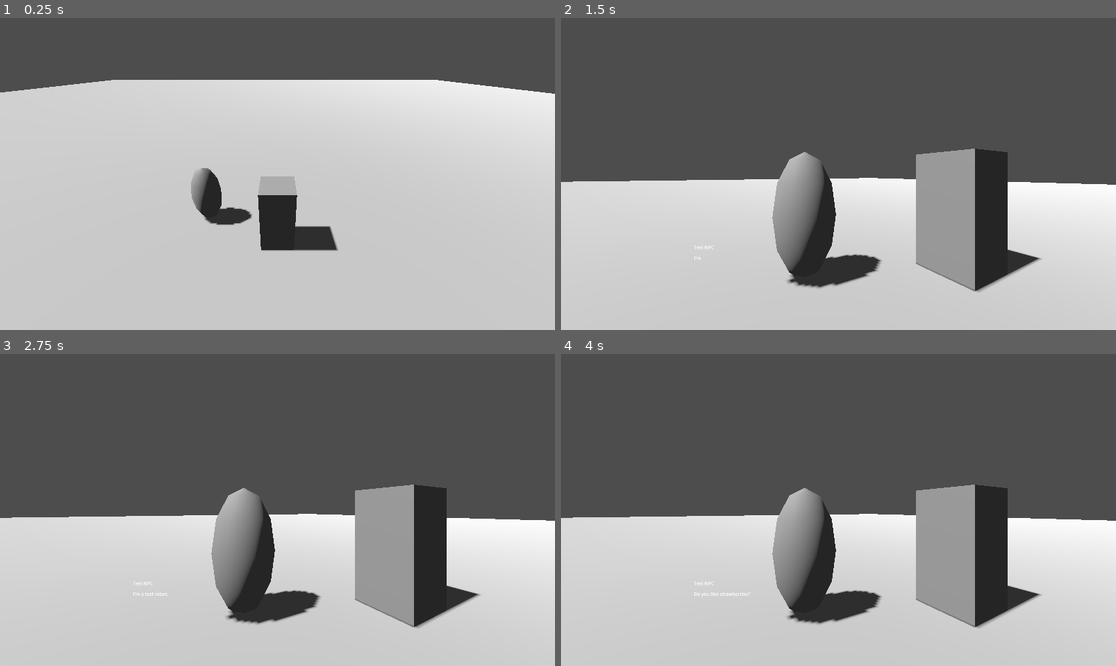
Above: before the commit, frames 1-4 (two rows, left to right).
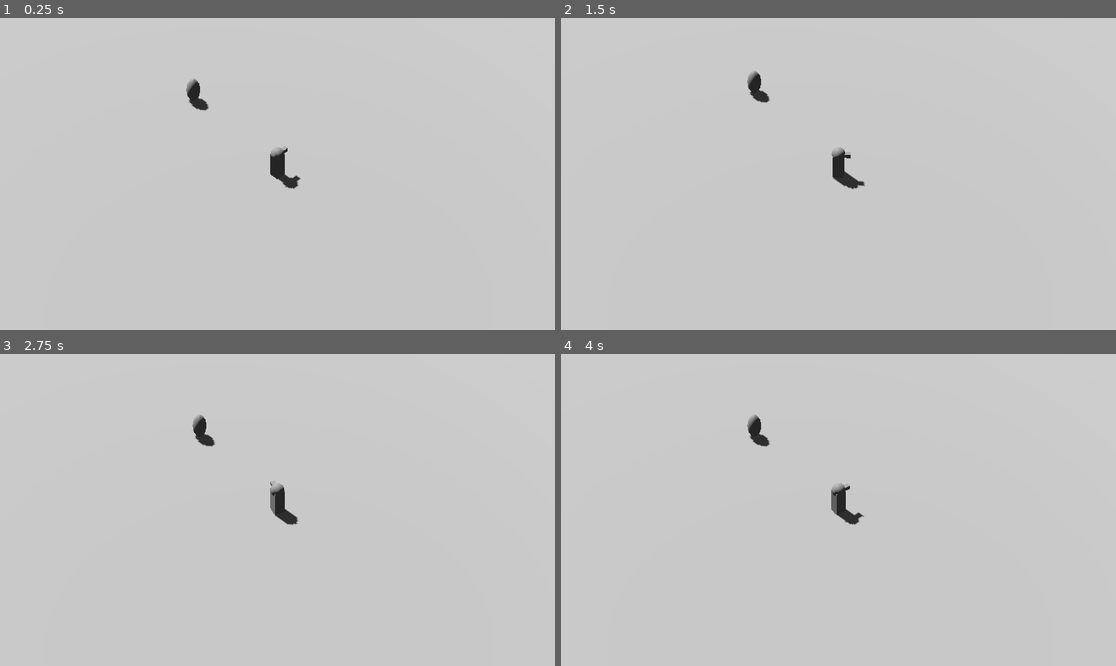
Above: after the commit, the same moments.

Repository: sgull-dev/GodotDialogueSystem
Game: Godot game, scene res://scenes/game/stage_test.tscn
The game is run twice, just before and just after one commit, with the same random seed, the same clock (stepped at 60 frames per second) and the same inputs.
Inputs:
- Up to frame 1 (0.25 s): no input
- Up to frame 2 (1.5 s): tap Enter (ui_accept) at 0.5, 0.77, 1.25 s; hold E (interact) 0.53-1.28 s; tap S (move_b) at 0.8, 1.35 s
- Up to frame 3 (2.75 s): tap Enter (ui_accept) at 1.52 s; tap W (move_f) at 1.55, 2.1 s; tap A (move_l) at 2.3 s
- Up to frame 4 (4 s): tap A (move_l) at 2.85 s; tap Enter (ui_accept) at 3.02, 3.77 s; tap D (move_r) at 3.05, 3.6 s; hold E (interact) from 3.53 s (still down)

The runs differ from the first frame. In frame 1, 28% of the frame differs, in the area x 0-100%, y 0-75%; in frame 2, 67%; in frame 3, 67%, in the area x 0-100%, y 0-88%; in frame 4, 67%.

Commit message:
Import Topdown Controller

Diff:
--- /dev/null
+++ b/scenes/camera/topdown_camera.tscn
@@ -0,0 +1,15 @@
+[gd_scene load_steps=2 format=3 uid="uid://fkscual6i3am"]
+
+[ext_resource type="Script" path="res://scripts/player/topdown_camera.gd" id="1_u3ros"]
+
+[node name="TopdownCamera" type="Node3D"]
+script = ExtResource("1_u3ros")
+
+[node name="CameraHolder" type="Node3D" parent="."]
+transform = Transform3D(0.707107, -0.5, 0.5, 0, 0.707107, 0.707107, -0.707107, -0.5, 0.5, 0, 0, 0)
+
+[node name="Camera3D" type="Camera3D" parent="CameraHolder"]
+transform = Transform3D(1, 0, 0, 0, 1, 0, 0, 0, 1, 0, 0, 20)
+projection = 1
+size = 22.0
+far = 75.0
--- a/scenes/game/stage_test.tscn
+++ b/scenes/game/stage_test.tscn
@@ -1,8 +1,11 @@
-[gd_scene load_steps=7 format=3 uid="uid://bnk3c0e46e10e"]
+[gd_scene load_steps=8 format=3 uid="uid://bnk3c0e46e10e"]
 
 [ext_resource type="Script" path="res://scripts/game/stage.gd" id="1_twi40"]
 [ext_resource type="PackedScene" uid="uid://cqticnm25tvif" path="res://scenes/npc/npc.tscn" id="2_l6eag"]
+[ext_resource type="PackedScene" uid="uid://fkscual6i3am" path="res://scenes/camera/topdown_camera.tscn" id="3_6uxo1"]
 [ext_resource type="PackedScene" uid="uid://knm87ps21wgh" path="res://scenes/player/player.tscn" id="3_t4qdm"]
+
+[sub_resource type="Environment" id="Environment_wuai5"]
 
 [sub_resource type="StandardMaterial3D" id="StandardMaterial3D_o8pjv"]
 albedo_color = Color(0.65098, 0.65098, 0.65098, 1)
@@ -10,25 +13,11 @@
 [sub_resource type="BoxShape3D" id="BoxShape3D_mh6tc"]
 size = Vector3(100, 1, 100)
 
-[sub_resource type="Environment" id="Environment_wuai5"]
-
 [node name="Stage Test" type="Node3D"]
 script = ExtResource("1_twi40")
 
-[node name="CSGBox3D" type="CSGBox3D" parent="."]
-size = Vector3(100, 1, 100)
-material = SubResource("StandardMaterial3D_o8pjv")
-
-[node name="StaticBody3D" type="StaticBody3D" parent="CSGBox3D"]
-
-[node name="CollisionShape3D" type="CollisionShape3D" parent="CSGBox3D/StaticBody3D"]
-shape = SubResource("BoxShape3D_mh6tc")
-
 [node name="WorldEnvironment" type="WorldEnvironment" parent="."]
 environment = SubResource("Environment_wuai5")
-
-[node name="NPC" parent="." instance=ExtResource("2_l6eag")]
-transform = Transform3D(1, 0, 0, 0, 1, 0, 0, 0, 1, -1.5376, 0.5, 12.9965)
 
 [node name="Player" parent="." instance=ExtResource("3_t4qdm")]
 transform = Transform3D(1, 0, 0, 0, 1, 0, 0, 0, 1, 0.905273, 0.5, 14.0378)
@@ -36,3 +25,21 @@
 [node name="DirectionalLight3D" type="DirectionalLight3D" parent="."]
 transform = Transform3D(0.813497, 2.54212e-08, -0.581569, 0.581569, -3.55591e-08, 0.813497, 0, -1, -4.37114e-08, 0, 4.82118, 0)
 shadow_enabled = true
+
+[node name="TopdownCamera" parent="." instance=ExtResource("3_6uxo1")]
+
+[node name="Environment" type="Node3D" parent="."]
+
+[node name="Floor" type="CSGBox3D" parent="Environment"]
+size = Vector3(100, 1, 100)
+material = SubResource("StandardMaterial3D_o8pjv")
+
+[node name="StaticBody3D" type="StaticBody3D" parent="Environment/Floor"]
+
+[node name="CollisionShape3D" type="CollisionShape3D" parent="Environment/Floor/StaticBody3D"]
+shape = SubResource("BoxShape3D_mh6tc")
+
+[node name="NPCs" type="Node3D" parent="."]
+
+[node name="NPC" parent="NPCs" instance=ExtResource("2_l6eag")]
+transform = Transform3D(1, 0, 0, 0, 1, 0, 0, 0, 1, -8.53762, 0.5, 12.9965)
--- a/scenes/player/player.tscn
+++ b/scenes/player/player.tscn
@@ -1,24 +1,33 @@
-[gd_scene load_steps=3 format=3 uid="uid://knm87ps21wgh"]
+[gd_scene load_steps=5 format=3 uid="uid://knm87ps21wgh"]
 
 [ext_resource type="Script" path="res://scripts/player/player_move.gd" id="1_6i1ax"]
+[ext_resource type="Script" path="res://scripts/player/player_anim.gd" id="2_86d6x"]
 
 [sub_resource type="CapsuleShape3D" id="CapsuleShape3D_sjo84"]
+
+[sub_resource type="SphereShape3D" id="SphereShape3D_knc3r"]
 
 [node name="Player" type="CharacterBody3D"]
 collision_layer = 8
 script = ExtResource("1_6i1ax")
 
-[node name="CSGBox3D" type="CSGBox3D" parent="."]
+[node name="Model" type="CSGBox3D" parent="."]
 transform = Transform3D(1, 0, 0, 0, 1, 0, 0, 0, 1, 0, 1, 0)
-size = Vector3(1, 2, 1)
+size = Vector3(0.74, 2, 0.76)
+script = ExtResource("2_86d6x")
+
+[node name="CSGSphere3D" type="CSGSphere3D" parent="Model"]
+transform = Transform3D(1, 0, 0, 0, 1, 0, 0, 0, 1, 0, 1, 0)
+
+[node name="CSGBox3D" type="CSGBox3D" parent="Model"]
+transform = Transform3D(1, 0, 0, 0, 1, 0, 0, 0, 1, 0, 0.940363, -0.516673)
+size = Vector3(0.3, 0.3, 0.7)
 
 [node name="CollisionShape3D" type="CollisionShape3D" parent="."]
 transform = Transform3D(1, 0, 0, 0, 1, 0, 0, 0, 1, 0, 1, 0)
 shape = SubResource("CapsuleShape3D_sjo84")
 
-[node name="CamHolder" type="Node3D" parent="."]
-transform = Transform3D(1, 0, 0, 0, 0.875026, 0.484077, 0, -0.484077, 0.875026, 0, 2.34897, 0)
-
-[node name="Camera3D" type="Camera3D" parent="CamHolder"]
-transform = Transform3D(1, 0, 0, 0, 1, 0, 0, 0, 1, 0, 0, 5.46274)
-current = true
+[node name="GroundCast" type="ShapeCast3D" parent="."]
+transform = Transform3D(1, 0, 0, 0, 1, 0, 0, 0, 1, 0, 0.868185, 0)
+shape = SubResource("SphereShape3D_knc3r")
+target_position = Vector3(0, -0.52, 0)
--- a/scripts/game/game_data.gd
+++ b/scripts/game/game_data.gd
@@ -1,7 +1,24 @@
 extends Node
+
+signal game_state_changed(state)
 
 enum GAME_STATE {PLAY, DIALOGUE, CUTSCENE, MENU}
 var game_state = GAME_STATE.PLAY
+
+#vars for player
+var player_position : Vector3
+var player_move_direction : Vector3
+var cam_rotation : float
+
+func change_game_state(state):
+	if state == GAME_STATE.PLAY:
+		get_tree().paused = false
+		Input.mouse_mode = Input.MOUSE_MODE_CAPTURED
+	else:
+		get_tree().paused = true
+	game_state = state
+
+	game_state_changed.emit(state)
 
 #get reference to current stage
 func get_current_stage() -> Variant:
--- a/scripts/npc/npc_dialogue_manager.gd
+++ b/scripts/npc/npc_dialogue_manager.gd
@@ -8,10 +8,9 @@
 @onready var dialogue_picker = $"../DialoguePicker"
 @onready var dialogue_player = $"../DialoguePlayer"
 
-func _process(_delta):
-	#handle interacting with NPC/starting the dialogue
+func _input(event):
 	if can_interact:
-		if !dialogue_playing and Input.is_action_just_pressed("interact"):
+		if !dialogue_playing and event.is_action_pressed("interact"):
 			play_dialogue()
 
 #start dialogue
--- /dev/null
+++ b/scripts/player/player_anim.gd
@@ -0,0 +1,9 @@
+extends CSGBox3D
+
+var look_dir : Vector3 = Vector3(0,0,-1)
+
+func rotate_to_movement(move_dir):
+	if move_dir.length() >= 0.1:
+		look_dir = look_dir.move_toward(move_dir,0.1)
+		var angle = look_dir.signed_angle_to(Vector3(0,0,-1), Vector3(0,-1,0))
+		rotation.y = angle
--- a/scripts/player/player_move.gd
+++ b/scripts/player/player_move.gd
@@ -1,3 +1,48 @@
 extends CharacterBody3D
 
+const fall_gravity = 9.8
+
+#export variables for movement changes
+@export var running_movement_speed := 400
+
 var is_player = true
+
+@onready var ground = $GroundCast
+@onready var model = $Model
+
+func _physics_process(delta):
+	#input into a vector
+	var input_dir = Vector3(0,0,0)
+	input_dir.x += Input.get_axis("move_l","move_r")
+	input_dir.z += Input.get_axis("move_f","move_b")
+	#rotate input vector based on camera rotation
+	input_dir = input_dir.rotated(Vector3.UP, GameData.cam_rotation)
+
+	#gravity
+	if ground.is_colliding():
+		velocity.y = 0.0
+	velocity.y -= fall_gravity * delta
+
+	#make movement vector
+	var move_dir = input_dir.normalized() * get_move_speed(input_dir.length())  * delta
+	#smoothen movement
+	velocity.x = lerp(velocity.x,move_dir.x, 0.2)
+	velocity.z = lerp(velocity.z,move_dir.z, 0.2)
+	#apply movement
+	move_and_slide()
+
+	#Rotate the model to face movement direction
+	model.rotate_to_movement(input_dir.normalized())
+	#send data
+	GameData.player_position = global_position
+	GameData.player_move_direction = input_dir.normalized()
+
+#move speed varying on input length
+func get_move_speed(input_length):
+	var speed :float
+	if input_length >= 0.75:
+		speed = running_movement_speed
+	else:
+		speed =  (running_movement_speed+50) * input_length +50
+
+	return speed
--- /dev/null
+++ b/scripts/player/topdown_camera.gd
@@ -0,0 +1,15 @@
+extends Node3D
+
+@export var horizontal_follow_lerp := 1.0
+@export var vertical_follow_lerp := 1.0
+
+@onready var cam_holder = $CameraHolder
+@onready var cam = $CameraHolder/Camera3D
+
+func _process(_delta):
+	#send rotation data
+	GameData.cam_rotation = cam_holder.rotation.y
+	#smooth move to player pos
+	cam_holder.position.x = lerp(cam_holder.position.x,GameData.player_position.x, horizontal_follow_lerp)
+	cam_holder.position.z = lerp(cam_holder.position.z,GameData.player_position.z, horizontal_follow_lerp)
+	cam_holder.position.y = lerp(cam_holder.position.y,GameData.player_position.y, vertical_follow_lerp)
